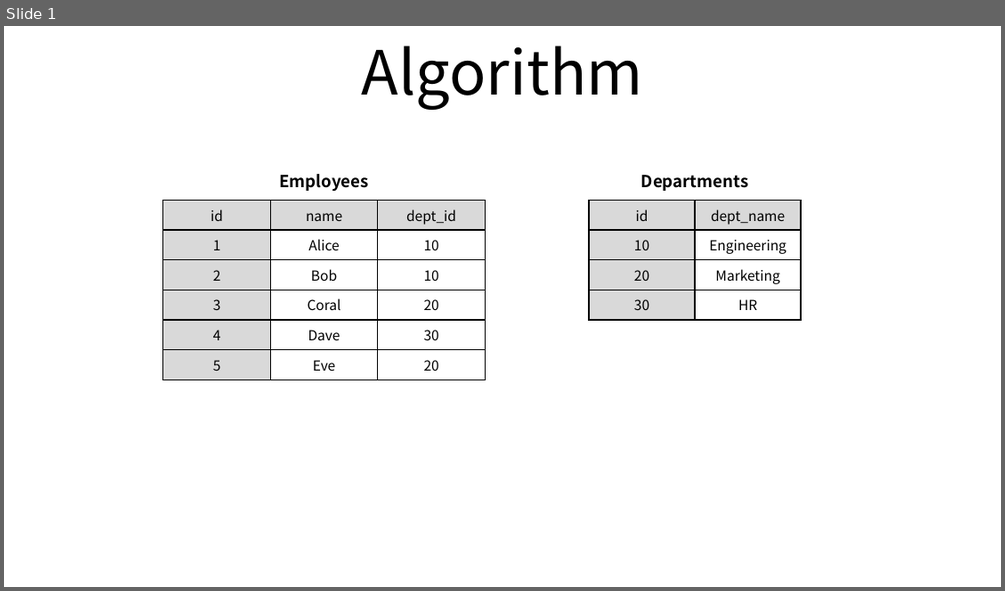
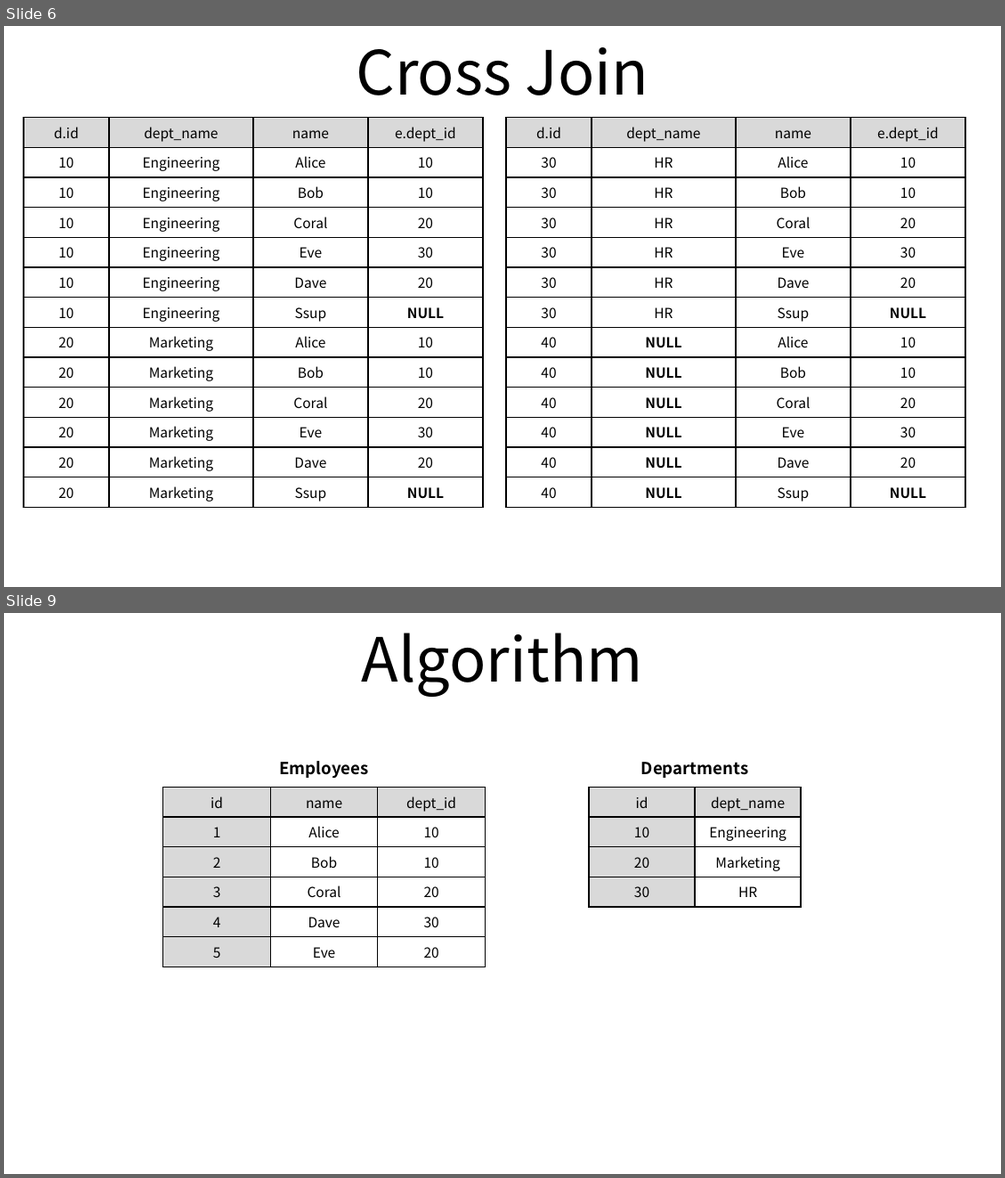
Before and after one commit to ssup2/blog-software, a slide deck: content/docs/theory-analysis/db-join/images/images.pptx. Shown one above the other, each under a label of ours: slide 1 before the commit, slides 6 and 9 after it; the slides between them are not shown. The pictures are 1005x591 and 1005x1178 pixels, drawn with LibreOffice and Linux fonts; fonts in the diff are those of the drawing. Boxes give left, top, right and bottom in pixels: in the first picture for what was removed or moved away, otherwise in the second. Text is boxed around its words. In the diff, an @@ line names an element or a change of style, - is before the commit and + after.

```diff
--- a/content/docs/theory-analysis/db-join/images/images.pptx
+++ b/content/docs/theory-analysis/db-join/images/images.pptx
@@ slide 6 added at box(4, 26, 1001, 587), background #FFFFFF @@
@@ title added at box(356, 47, 649, 95), 44 pt, text #000000 @@
+Cross Join
@@ table added at box(24, 118, 484, 505), 13 rows, 4 columns @@
+d.id | dept_name | name | e.dept_id
+10 | Engineering | Alice | 10
+10 | Engineering | Bob | 10
+10 | Engineering | Coral | 20
+10 | Engineering | Eve | 30
+10 | Engineering | Dave | 20
+10 | Engineering | Ssup | NULL
+20 | Marketing | Alice | 10
+20 | Marketing | Bob | 10
+20 | Marketing | Coral | 20
+20 | Marketing | Eve | 30
+20 | Marketing | Dave | 20
+20 | Marketing | Ssup | NULL
@@ table added at box(506, 118, 966, 505), 13 rows, 4 columns @@
+d.id | dept_name | name | e.dept_id
+30 | HR | Alice | 10
+30 | HR | Bob | 10
+30 | HR | Coral | 20
+30 | HR | Eve | 30
+30 | HR | Dave | 20
+30 | HR | Ssup | NULL
+40 | NULL | Alice | 10
+40 | NULL | Bob | 10
+40 | NULL | Coral | 20
+40 | NULL | Eve | 30
+40 | NULL | Dave | 20
+40 | NULL | Ssup | NULL
@@ what was slide 1 is now slide 9 @@
```
Also in this commit, not shown: 6 other slides added, 8 other files.
